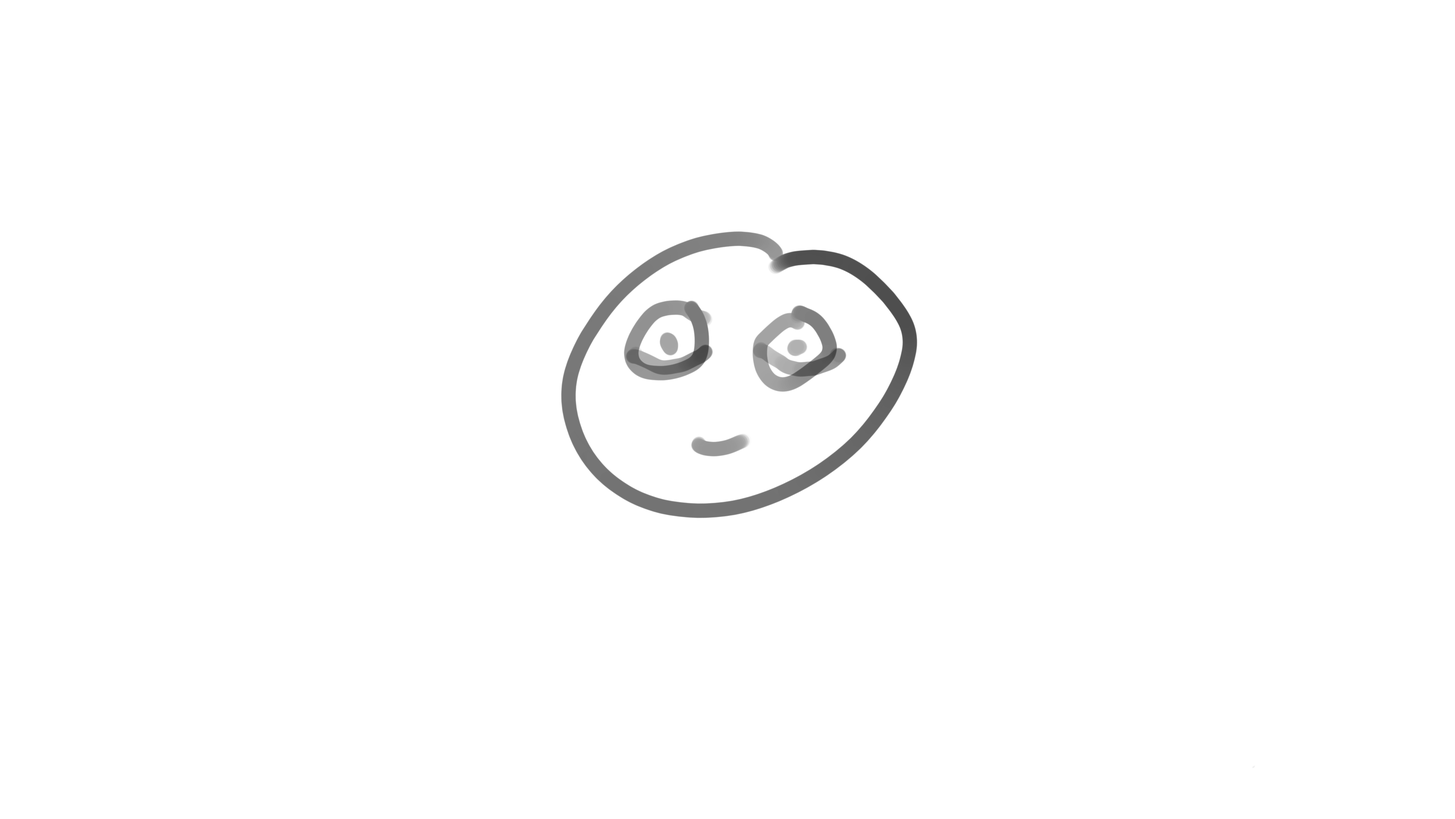
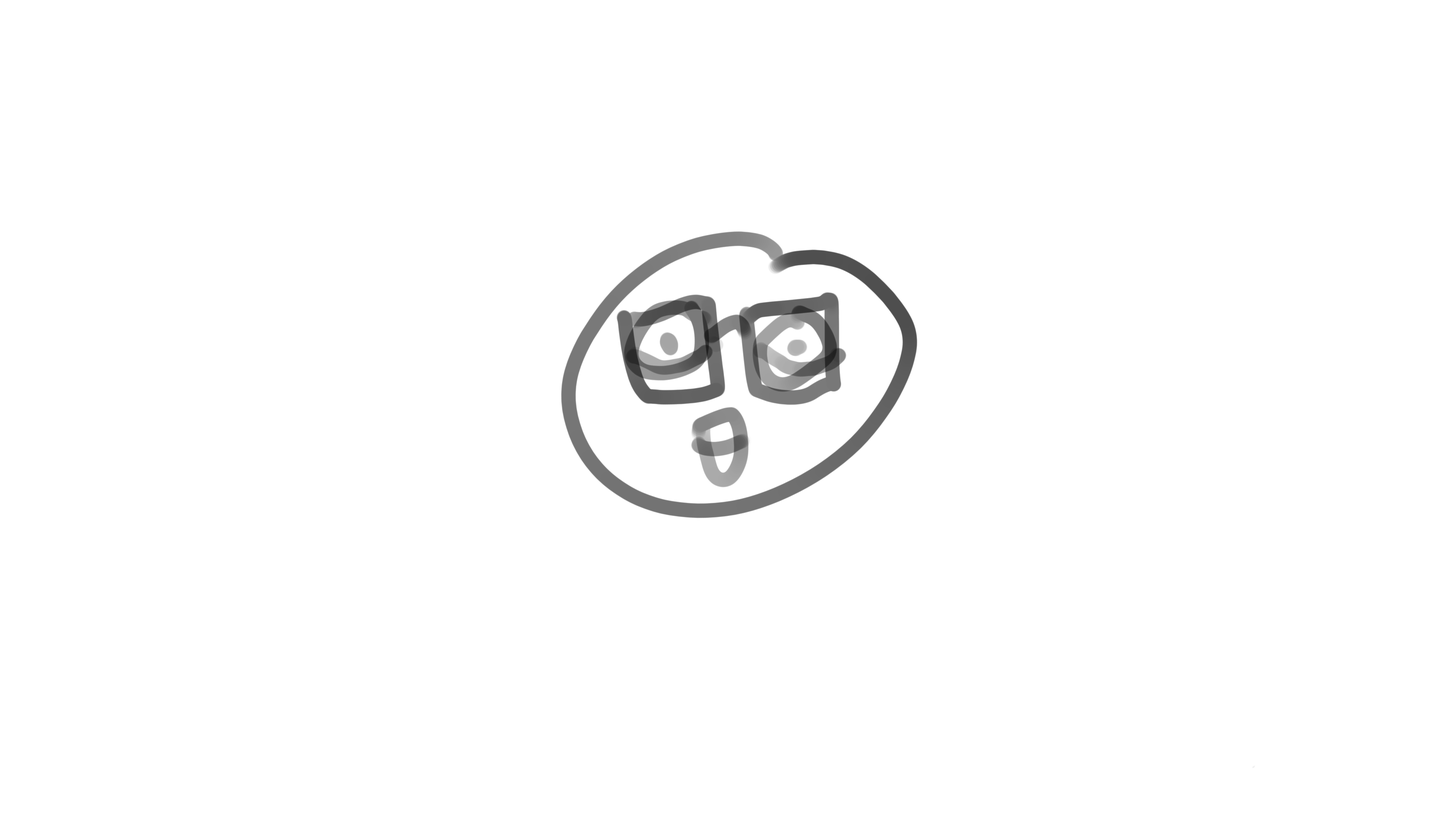
Layered file, before and after one edit (1455×819). Changes by layer:
added layer "glasses" in group "face" over [616, 291, 842, 405]
added group "mouth" with 2 layers in group "face" over [691, 406, 749, 488]
added layer "open mouth" in group "mouth" over [691, 406, 749, 488]
renamed "mouth" to "closed mouth", moved it into group "mouth" over [691, 432, 749, 457]
